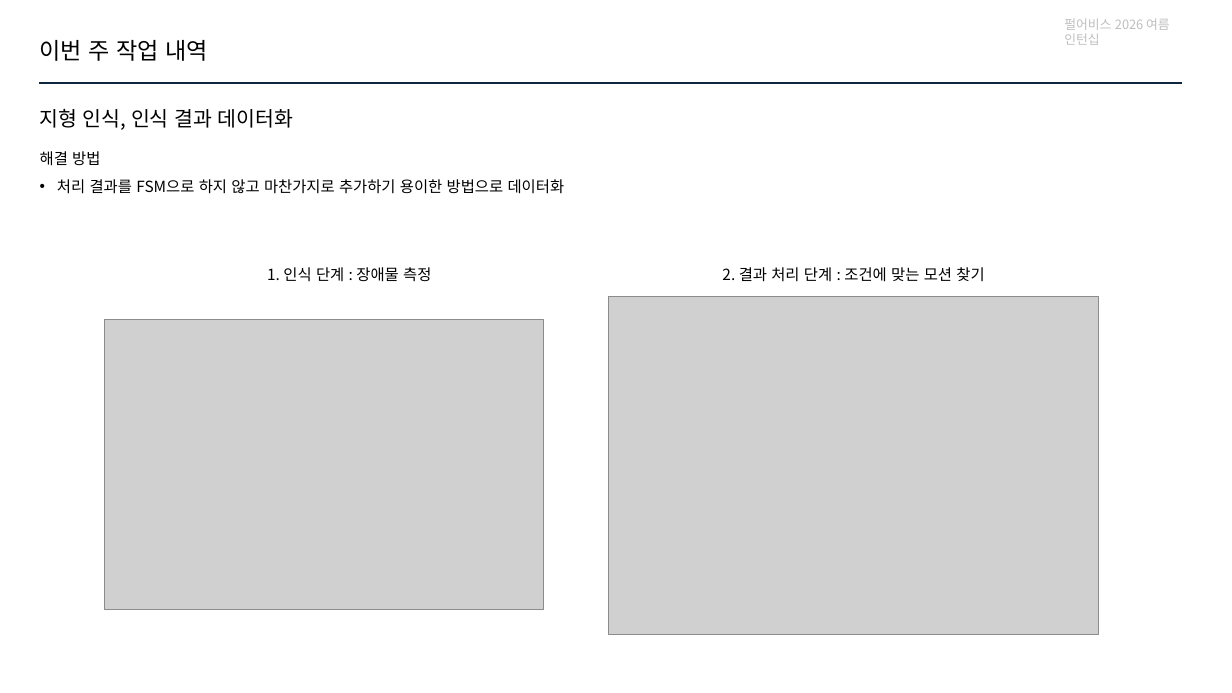
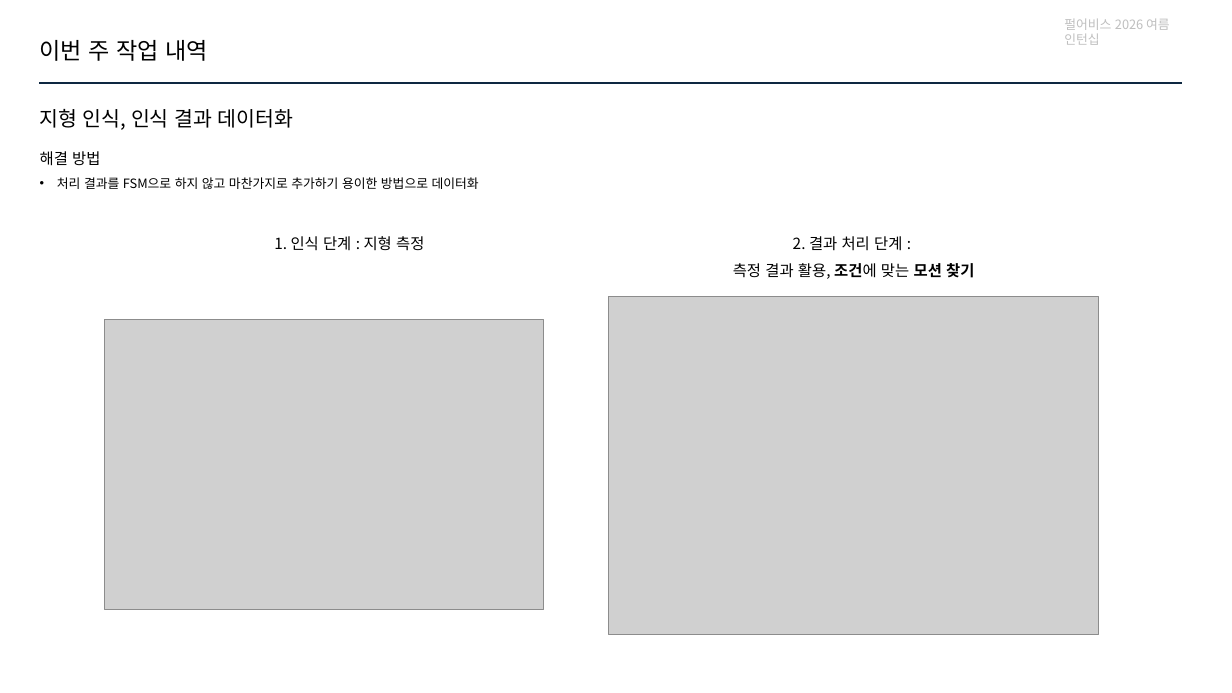
Before and after one commit to jhk0701/PA26-Character-Animation-Parkour, a slide deck: slide 4 of PPT/week6.pptx. Drawn at 1232x693 pixels with LibreOffice and Linux fonts; fonts in the diff are those of the drawing; grey boxes stand for pictures. Boxes give left, top, right and bottom in pixels: in the first picture for what was removed or moved away, otherwise in the second. Text is boxed around its words. In the diff, an @@ line names an element or a change of style, - is before the commit and + after.

```diff
--- a/PPT/week6.pptx
+++ b/PPT/week6.pptx
@@ text at [57, 177, 479, 189]: size 12 to 10 pt in "처리 결과를 FSM으로 하지 않고 마찬가지로 추가하기 ..." @@
@@ text at [274, 236, 424, 250]: text changed @@
-1. 인식 단계 : 장애물 측정
+1. 인식 단계 : 지형 측정
@@ text at [733, 236, 974, 279]: text changed @@
-2. 결과 처리 단계 : 조건에 맞는 모션 찾기
+2. 결과 처리 단계 :
+측정 결과 활용, 조건에 맞는 모션 찾기
```
Also in this commit, not shown: 11 other slides changed, 1 slide added, 1 slide removed, 11 other files.
